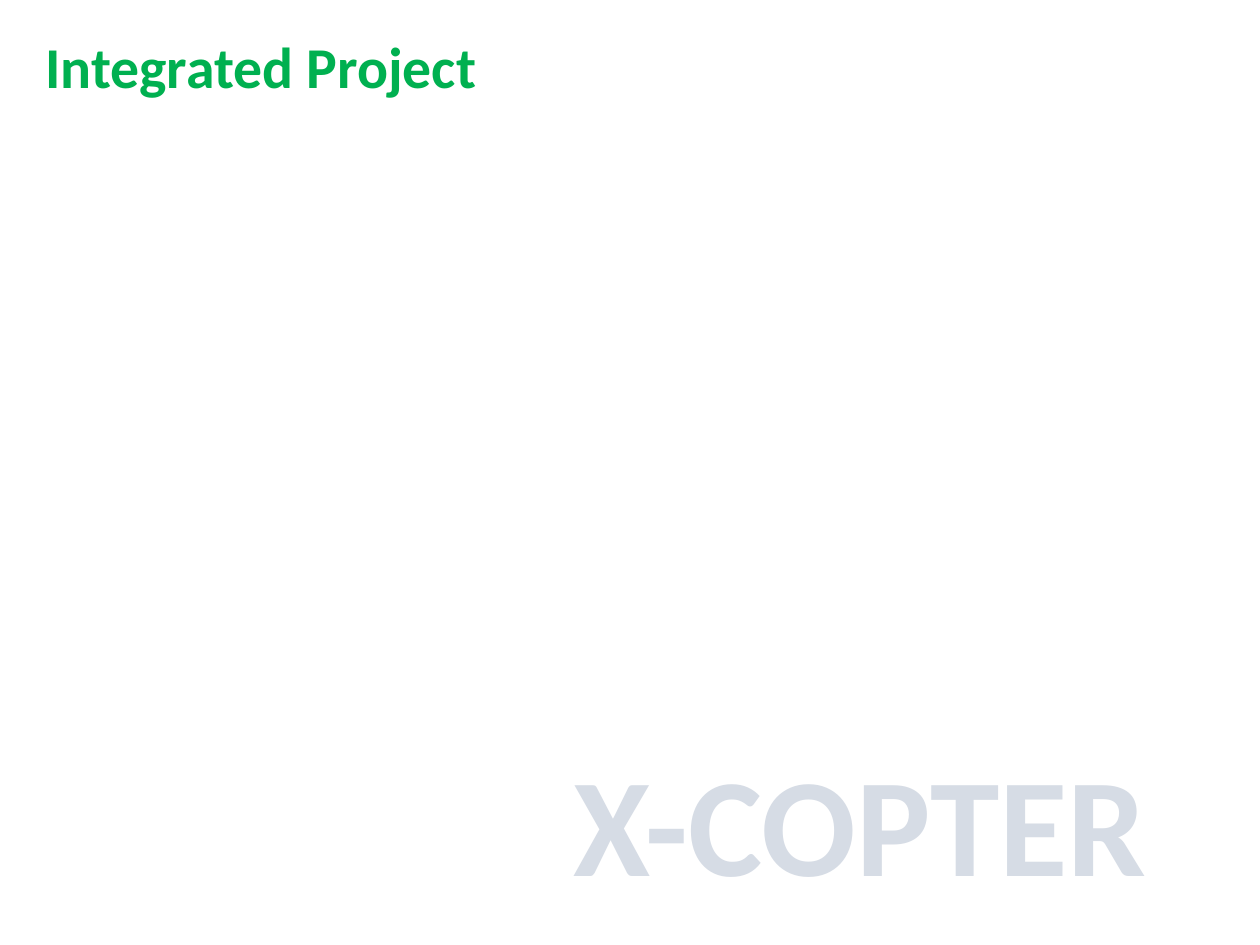
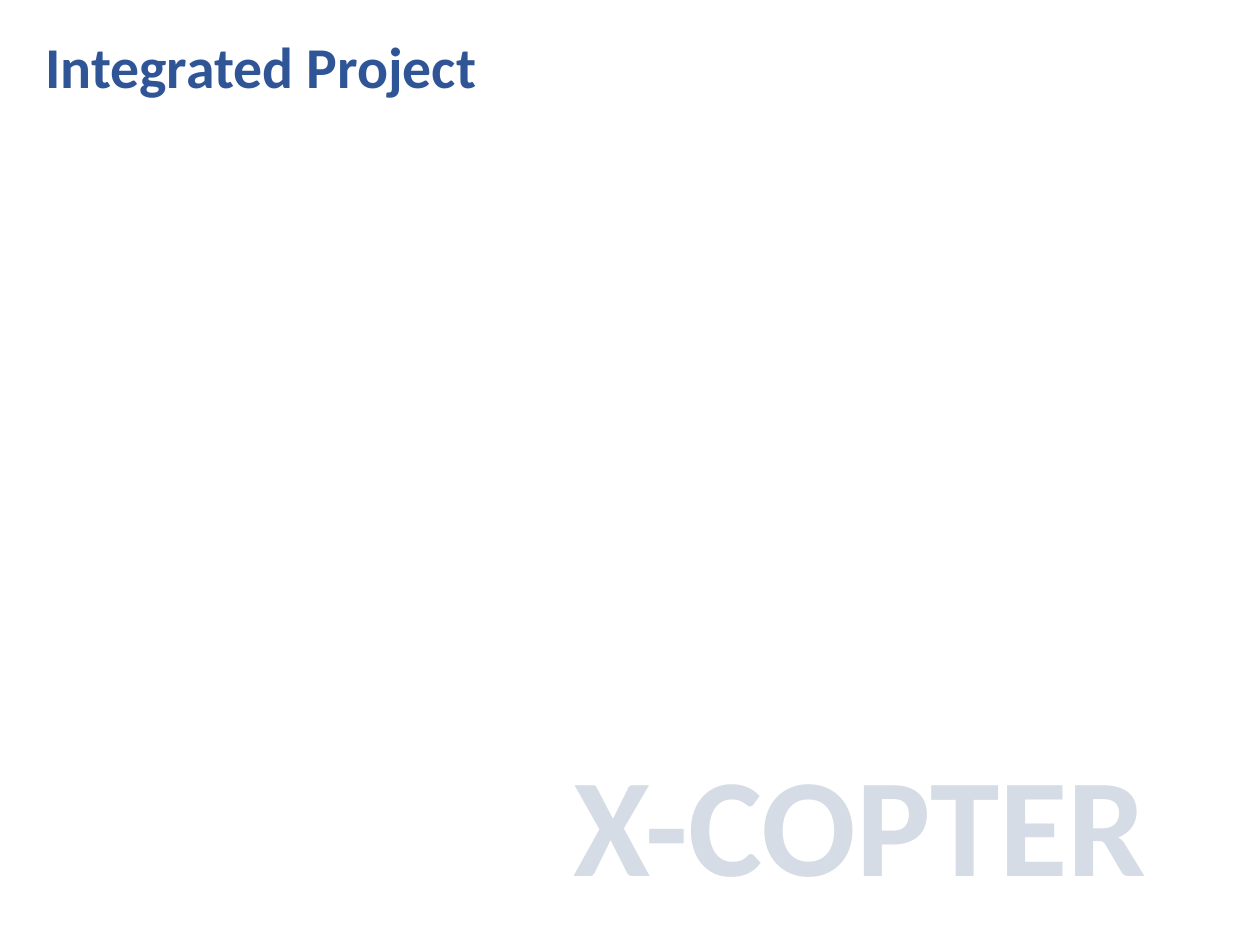
Before and after one commit to XCopter-HSU/XCopter, a slide deck: slide 1 of Final_Report/InFinalReportEinpflegen (Fuer Jan)/presentation_sample/sample_01.pptx. Drawn at 1260x945 pixels with LibreOffice and Linux fonts; fonts in the diff are those of the drawing; background and template pictures are left out. Boxes give left, top, right and bottom in pixels: in the first picture for what was removed or moved away, otherwise in the second. Text is boxed around its words. In the diff, an @@ line names an element or a change of style, - is before the commit and + after.

```diff
--- a/Final_Report/InFinalReportEinpflegen (Fuer Jan)/presentation_sample/sample_01.pptx
+++ b/Final_Report/InFinalReportEinpflegen (Fuer Jan)/presentation_sample/sample_01.pptx
@@ text "Integrated Project" at box(45, 47, 476, 98): text colour #00B050 to #2F5597 @@
```
Also in this commit, not shown: 2 other slides changed, 13 slides added.
